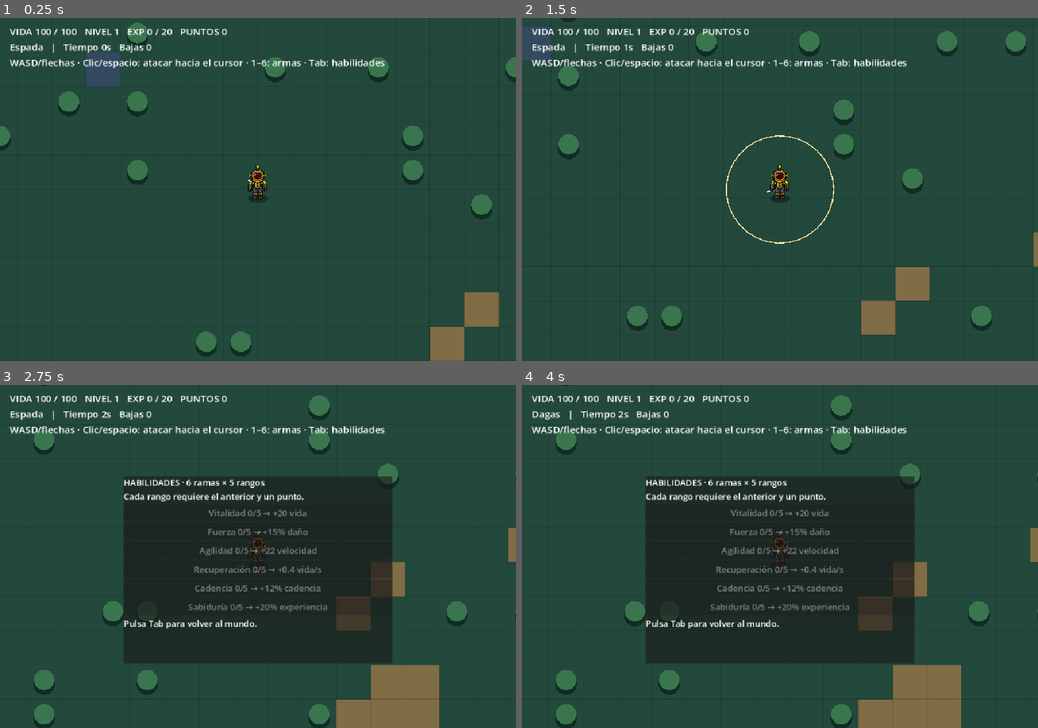
Above: before the commit, frames 1-4 (two rows, left to right).
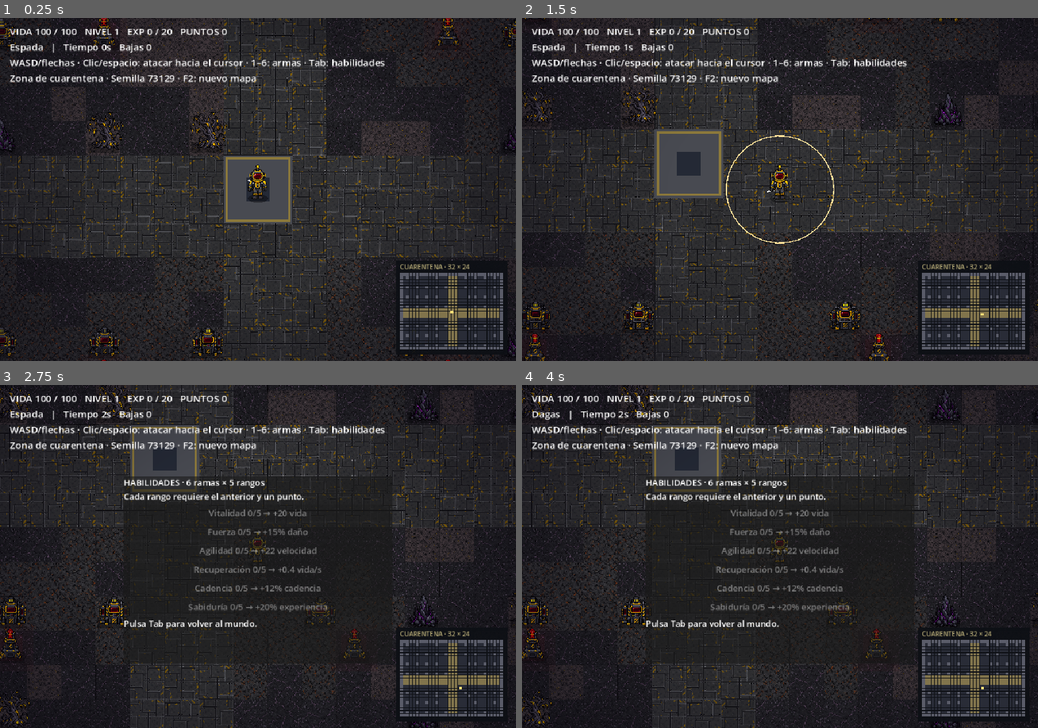
Above: after the commit, the same moments.

Repository: LikoKriko/Godotgame1
Game: Godot game, scene res://scenes/main.tscn
Same seed, same stepped clock (60 frames per second), same inputs: the game is played once before the commit and once after it.
Inputs (mouse positions are in pixels of both pictures, inside the frame that each line leads up to):
- Up to frame 1 (0.25 s): no input
- Up to frame 2 (1.5 s): tap Enter at 0.5 s; move the mouse to (893, 172) at 0.52 s; hold D 0.53-1.28 s; tap R at 0.6, 1.35 s; click (893, 172) at 0.67 s; tap Space at 0.77 s; move the mouse to (676, 206) at 1.27 s; hold S from 1.28 s (still down); click (676, 206) at 1.42 s
- Up to frame 3 (2.75 s): tap Space at 1.52 s; move the mouse to (309, 481) at 2.02 s; release S at 2.03 s; hold D from 2.03 s (still down); tap Tab at 2.1 s; click (309, 481) at 2.17 s; tap R at 2.3 s
- Up to frame 4 (4 s): tap Space at 2.75, 3.02, 3.77 s; move the mouse to (754, 625) at 2.77 s; release D at 2.78 s; hold W 2.78-3.53 s; tap 1 at 2.85 s; click (754, 625) at 2.92 s; tap R at 3.05, 3.8 s; tap Enter at 3.5 s; move the mouse to (934, 607) at 3.52 s; hold A from 3.53 s (still down); tap 6 at 3.6 s; click (934, 607) at 3.67 s

The runs differ from the first frame. In frame 1, 87% of the frame differs, in the area x 0-100%, y 0-100%; in frame 2, 86%; in frame 3, 67%; in frame 4, 67%.

Commit message:
Build compact procedural quarantine map with sinister pixel art

Diff:
--- a/scripts/main.gd
+++ b/scripts/main.gd
@@ -11,7 +11,13 @@
 	{"name": "Dagas", "damage": 12.0, "range": 75.0, "cooldown": 0.22, "ranged": false}
 ]
 const BRANCHES := ["Vitalidad", "Fuerza", "Agilidad", "Recuperación", "Cadencia", "Sabiduría"]
-var terrain := FastNoiseLite.new()
+var world = preload("res://scripts/test_world.gd").new()
+var terrain = world.terrain
+var world_view: Node2D
+var minimap: Control
+var spawn_rng := RandomNumberGenerator.new()
+var enemy_flow: Dictionary = {}
+var flow_cell := Vector2i(99999, 99999)
 var player := Vector2.ZERO
 var health := 100.0
 var experience := 0
@@ -36,8 +42,11 @@
 var skill_buttons: Array[Button] = []
 
 func _ready() -> void:
-	terrain.seed = WORLD_SEED
-	terrain.frequency = 0.018
+	world.generate(WORLD_SEED)
+	spawn_rng.randomize()
+	world_view = preload("res://scripts/world_view.gd").new()
+	world_view.configure(world)
+	add_child(world_view)
 	character = AnimatedSprite2D.new()
 	character.sprite_frames = preload("res://scripts/survivor_frames.gd").build()
 	character.texture_filter = CanvasItem.TEXTURE_FILTER_NEAREST
@@ -45,13 +54,29 @@
 	character.position = player + Vector2(0, -14)
 	add_child(character)
 	camera = Camera2D.new()
+	camera.limit_left = int(world.bounds.position.x)
+	camera.limit_top = int(world.bounds.position.y)
+	camera.limit_right = int(world.bounds.end.x)
+	camera.limit_bottom = int(world.bounds.end.y)
 	add_child(camera)
 	var canvas := CanvasLayer.new()
 	add_child(canvas)
+	var atmosphere := ColorRect.new()
+	atmosphere.set_anchors_and_offsets_preset(Control.PRESET_FULL_RECT)
+	atmosphere.mouse_filter = Control.MOUSE_FILTER_IGNORE
+	var atmosphere_material := ShaderMaterial.new()
+	atmosphere_material.shader = preload("res://shaders/atmosphere.gdshader")
+	atmosphere.material = atmosphere_material
+	canvas.add_child(atmosphere)
 	hud = Label.new()
 	hud.position = Vector2(18, 12)
 	hud.add_theme_font_size_override("font_size", 18)
 	canvas.add_child(hud)
+	minimap = preload("res://scripts/world_minimap.gd").new()
+	minimap.world = world
+	minimap.position = Vector2(744, 476)
+	minimap.mouse_filter = Control.MOUSE_FILTER_IGNORE
+	canvas.add_child(minimap)
 	skill_panel = PanelContainer.new()
 	skill_panel.position = Vector2(230, 170)
 	skill_panel.size = Vector2(500, 350)
@@ -82,6 +107,7 @@
 	ranks = [0, 0, 0, 0, 0, 0]
 	weapon_index = 0
 	enemies.clear()
+	flow_cell = Vector2i(99999, 99999)
 	projectiles.clear()
 	survival_time = 0.0
 	spawn_timer = 1.0
@@ -115,30 +141,20 @@
 		skill_points += 1
 
 func biome_at(cell: Vector2i) -> int:
-	var value := terrain.get_noise_2d(cell.x, cell.y)
-	if value < -0.25:
-		return 0
-	if value > 0.25:
-		return 2
-	return 1
-
-func tree_at(cell: Vector2i) -> bool:
-	if Vector2(cell).length() < 3.0:
-		return false
-	var value := absi(cell.x * 73856093 ^ cell.y * 19349663 ^ WORLD_SEED)
-	return value % 13 == 0 and biome_at(cell) != 0
+	return world.biome_at(cell)
 
 func walkable(point: Vector2) -> bool:
-	var cell := Vector2i(floori(point.x / TILE), floori(point.y / TILE))
-	if not tree_at(cell):
-		return true
-	return point.distance_to(Vector2(cell) * TILE + Vector2(32, 32)) > 30.0
+	return world.walkable(point)
 
 func _unhandled_key_input(event: InputEvent) -> void:
 	if not event.is_pressed() or event.is_echo():
 		return
 	if event.keycode == KEY_TAB and not dead:
 		skills_open = not skills_open
+	if event.keycode == KEY_F2:
+		world.generate(world.seed_value + 1)
+		world_view.queue_redraw()
+		restart()
 	if event.keycode == KEY_R and dead:
 		restart()
 	if event.keycode >= KEY_1 and event.keycode <= KEY_6:
@@ -165,10 +181,7 @@
 	var previous := player
 	var velocity: Vector2 = movement.step(direction, delta, 220.0 + ranks[2] * 22.0)
 	var motion := velocity * delta
-	if walkable(player + Vector2(motion.x, 0)):
-		player.x += motion.x
-	if walkable(player + Vector2(0, motion.y)):
-		player.y += motion.y
+	player = world.move_actor(player, motion)
 	camera.position = player
 	character.position = player + Vector2(0, -14)
 	var moving := player.distance_squared_to(previous) > 0.00001
@@ -177,18 +190,36 @@
 	character.play(animation)
 
 func update_world(delta: float) -> void:
+	var current_cell: Vector2i = world.cell_at(player)
+	if current_cell != flow_cell:
+		enemy_flow = world.flow_to(player)
+		flow_cell = current_cell
 	spawn_timer -= delta
 	if spawn_timer <= 0.0 and enemies.size() < 80:
 		spawn_enemy()
 		spawn_timer = maxf(0.35, 2.0 - survival_time / 120.0)
 	for enemy in enemies:
 		var speed: float = 65.0 if enemy["kind"] == 0 else 110.0
-		enemy["position"] = enemy["position"].move_toward(player, speed * delta)
+		var enemy_cell: Vector2i = world.cell_at(enemy["position"])
+		var target := player
+		if enemy_cell != current_cell:
+			var step: Vector2i = enemy_flow.get(enemy_cell, Vector2i.ZERO)
+			target = world.center(enemy_cell + step)
+			# Center the perpendicular axis before entering the next corridor.
+			var cell_center: Vector2 = world.center(enemy_cell)
+			if step.x != 0 and absf(enemy["position"].y - cell_center.y) > 3:
+				target = cell_center
+			elif step.y != 0 and absf(enemy["position"].x - cell_center.x) > 3:
+				target = cell_center
+		var displacement: Vector2 = enemy["position"].direction_to(target) * minf(speed * delta, enemy["position"].distance_to(target))
+		enemy["position"] = world.move_actor(enemy["position"], displacement, 14.0)
 		if enemy["position"].distance_to(player) < 26.0:
 			health -= (12.0 if enemy["kind"] == 0 else 8.0) * delta
 	for shot in projectiles:
 		shot["position"] += shot["velocity"] * delta
 		shot["life"] -= delta
+		if not world.walkable(shot["position"], 4.0):
+			shot["life"] = 0.0
 		for enemy in enemies:
 			if shot["life"] > 0.0 and shot["position"].distance_to(enemy["position"]) < 22.0:
 				enemy["health"] -= shot["damage"]
@@ -202,8 +233,7 @@
 	queue_redraw()
 
 func spawn_enemy() -> void:
-	var angle := randf() * TAU
-	var position := player + Vector2.from_angle(angle) * 580.0
+	var position: Vector2 = world.spawn_position(player, spawn_rng)
 	var kind := randi_range(0, 1)
 	enemies.append({"position": position, "health": 45.0 if kind == 0 else 28.0, "kind": kind})
 
@@ -234,6 +264,9 @@
 
 func update_hud() -> void:
 	hud.text = "VIDA %d / %d   NIVEL %d   EXP %d / %d   PUNTOS %d\n%s   |   Tiempo %ds   Bajas %d\nWASD/flechas · Clic/esp …(184 unchanged characters)…
+	hud.text += "\nZona de cuarentena · Semilla %d · F2: nuevo mapa" % world.seed_value
+	minimap.player = player
+	minimap.queue_redraw()
 	if dead:
 		hud.text += "\nHAS CAÍDO · Pulsa R para empezar otra partida"
 	skill_panel.visible = skills_open
@@ -243,17 +276,6 @@
 		skill_buttons[i].disabled = skill_points <= 0 or ranks[i] >= 5
 
 func _draw() -> void:
-	var center := Vector2i(floori(player.x / TILE), floori(player.y / TILE))
-	var colors := [Color("806c45"), Color("23483c"), Color("33495f")]
-	for y in range(center.y - 7, center.y + 8):
-		for x in range(center.x - 9, center.x + 10):
-			var cell := Vector2i(x, y)
-			var origin := Vector2(cell) * TILE
-			draw_rect(Rect2(origin, Vector2(TILE, TILE)), colors[biome_at(cell)])
-			draw_rect(Rect2(origin, Vector2(TILE, TILE)), Color(0, 0, 0, 0.08), false)
-			if tree_at(cell):
-				draw_circle(origin + Vector2(32, 36), 20, Color("102c24"))
-				draw_circle(origin + Vector2(32, 28), 19, Color("39764e"))
 	for enemy in enemies:
 		draw_circle(enemy["position"], 16 if enemy["kind"] == 0 else 12, Color("d95763") if enemy["kind"] == 0 else Color("eaa759"))
 	for shot in projectiles:
--- /dev/null
+++ b/scripts/test_world.gd
@@ -0,0 +1,121 @@
+extends RefCounted
+## Compact quarantine yard. Obstacles occupy separated slots, preserving corridors.
+const TILE := 64
+const SIZE := Vector2i(32, 24)
+const FIRST := Vector2i(-16, -12)
+const PLAYER_RADIUS := 15.0
+const DIRECTIONS := [Vector2i.RIGHT, Vector2i.DOWN, Vector2i.LEFT, Vector2i.UP]
+var seed_value := 73129
+var terrain := FastNoiseLite.new()
+var cells: Dictionary = {}
+var props: Dictionary = {}
+var reachable: Array[Vector2i] = []
+var bounds := Rect2(Vector2(FIRST * TILE), Vector2(SIZE * TILE))
+
+func generate(new_seed: int) -> void:
+	seed_value = new_seed
+	terrain.seed = new_seed
+	terrain.frequency = 0.11
+	var rng := RandomNumberGenerator.new()
+	rng.seed = new_seed
+	cells.clear()
+	props.clear()
+	reachable.clear()
+	for y in range(FIRST.y, FIRST.y + SIZE.y):
+		for x in range(FIRST.x, FIRST.x + SIZE.x):
+			var cell := Vector2i(x, y)
+			var border := x == FIRST.x or x == FIRST.x + SIZE.x - 1 or y == FIRST.y or y == FIRST.y + SIZE.y - 1
+			var road := absi(x) <= 1 or absi(y) <= 1
+			var zone := biome_at(cell)
+			var blocked := border
+			if not road and not border and posmod(x, 3) == 1 and posmod(y, 3) == 1 and rng.randf() < 0.8:
+				blocked = true
+				props[cell] = zone
+			cells[cell] = {"zone": zone, "blocked": blocked, "road": road, "variant": rng.randi_range(0, 7)}
+	# Warning beacons are collision props away from the safe central pad.
+	for cell in [Vector2i(-5, -5), Vector2i(5, -5), Vector2i(-5, 5), Vector2i(5, 5)]:
+		props[cell] = 3
+		cells[cell]["blocked"] = true
+	var visited := {Vector2i.ZERO: true}
+	var queue: Array[Vector2i] = [Vector2i.ZERO]
+	var index := 0
+	while index < queue.size():
+		var current := queue[index]
+		index += 1
+		for step in DIRECTIONS:
+			var neighbor: Vector2i = current + step
+			if cells.has(neighbor) and not cells[neighbor]["blocked"] and not visited.has(neighbor):
+				visited[neighbor] = true
+				queue.append(neighbor)
+	reachable.assign(queue)
+	# Inaccessible pockets become rubble, so enemies always use connected terrain.
+	for cell in cells:
+		if not cells[cell]["blocked"] and not visited.has(cell):
+			cells[cell]["blocked"] = true
+			props[cell] = 1
+
+func biome_at(cell: Vector2i) -> int:
+	var value := terrain.get_noise_2d(cell.x, cell.y)
+	return 0 if value < -0.15 else (2 if value > 0.15 else 1)
+
+func cell_at(point: Vector2) -> Vector2i:
+	return Vector2i(floori(point.x / TILE), floori(point.y / TILE))
+
+func center(cell: Vector2i) -> Vector2:
+	return Vector2(cell * TILE) + Vector2(32, 32)
+
+func walkable(point: Vector2, radius: float = PLAYER_RADIUS) -> bool:
+	if not bounds.grow(-radius).has_point(point):
+		return false
+	var first := cell_at(point - Vector2.ONE * radius)
+	var last := cell_at(point + Vector2.ONE * radius)
+	for y in range(first.y, last.y + 1):
+		for x in range(first.x, last.x + 1):
+			var cell := Vector2i(x, y)
+			if not cells.has(cell) or cells[cell]["blocked"]:
+				var rect := Rect2(Vector2(cell * TILE), Vector2(TILE, TILE))
+				var nearest := point.clamp(rect.position, rect.end)
+				if nearest.distance_squared_to(point) < radius * radius:
+					return false
+	return true
+
+func move_actor(point: Vector2, displacement: Vector2, radius: float = PLAYER_RADIUS) -> Vector2:
+	# Substeps prevent crossing a wall on a slow frame or with upgraded speed.
+	var steps := maxi(1, ceili(displacement.length() / 8.0))
+	var step := displacement / steps
+	for i in steps:
+		if walkable(point + Vector2(step.x, 0), radius):
+			point.x += step.x
+		if walkable(point + Vector2(0, step.y), radius):
+			point.y += step.y
+	return point
+
+func spawn_position(player: Vector2, rng: RandomNumberGenerator) -> Vector2:
+	var candidates: Array[Vector2i] = []
+	for cell in reachable:
+		var distance := center(cell).distance_to(player)
+		if distance >= 440.0 and distance <= 850.0:
+			candidates.append(cell)
+	if candidates.is_empty():
+		for cell in reachable:
+			if center(cell).distance_to(player) >= 280.0:
+				candidates.append(cell)
+	if candidates.is_empty():
+		return player
+	return center(candidates[rng.randi_range(0, candidates.size() - 1)])
+
+func flow_to(point: Vector2) -> Dictionary:
+	# One shared breadth-first field for all enemies, avoiding scenery and walls.
+	var origin := cell_at(point)
+	var flow := {origin: Vector2i.ZERO}
+	var queue: Array[Vector2i] = [origin]
+	var index := 0
+	while index < queue.size():
+		var current := queue[index]
+		index += 1
+		for step in DIRECTIONS:
+			var neighbor: Vector2i = current + step
+			if cells.has(neighbor) and not cells[neighbor]["blocked"] and not flow.has(neighbor):
+				flow[neighbor] = -step
+				queue.append(neighbor)
+	return flow
--- /dev/null
+++ b/scripts/world_minimap.gd
@@ -0,0 +1,17 @@
+extends Control
+var world
+var player := Vector2.ZERO
+
+func _draw() -> void:
+	if world == null:
+		return
+	draw_rect(Rect2(-8, -24, 208, 176), Color(0.05, 0.06, 0.08, 0.92))
+	draw_string(ThemeDB.fallback_font, Vector2(0, -7), "CUARENTENA · 32 × 24", HORIZONTAL_ALIGNMENT_LEFT, -1, 12, Color("b9ad78"))
+	for cell in world.cells:
+		var data: Dictionary = world.cells[cell]
+		var color := Color("5a5c69") if data["blocked"] else Color("292c37")
+		if data["road"] and not data["blocked"]:
+			color = Color("81744c")
+		draw_rect(Rect2(Vector2(cell - world.FIRST) * 6, Vector2(5, 5)), color)
+	var point: Vector2 = (player - world.bounds.position) / world.TILE * 6
+	draw_rect(Rect2(point - Vector2(2, 2), Vector2(5, 5)), Color("ffe078"))
--- /dev/null
+++ b/scripts/world_view.gd
@@ -0,0 +1,66 @@
+extends Node2D
+const PROP_SHEET = preload("res://assets/environment/quarantine_props.png")
+const FLOOR_SHEET = preload("res://assets/environment/quarantine_floors.png")
+var world
+var prop_textures: Array[AtlasTexture] = []
+var floor_textures: Array[AtlasTexture] = []
+
+func configure(map) -> void:
+	world = map
+	texture_filter = CanvasItem.TEXTURE_FILTER_NEAREST
+	z_index = -10
+	var image := PROP_SHEET.get_image()
+	var half := Vector2i(image.get_width() / 2, image.get_height() / 2)
+	for i in 4:
+		var cell := Rect2i(Vector2i(i % 2, i / 2) * half, half)
+		var used := image.get_region(cell).get_used_rect()
+		var atlas := AtlasTexture.new()
+		atlas.atlas = PROP_SHEET
+		atlas.region = Rect2(cell.position + used.position, used.size)
+		prop_textures.append(atlas)
+	var floor_half := Vector2i(FLOOR_SHEET.get_width() / 2, FLOOR_SHEET.get_height() / 2)
+	for i in 4:
+		var texture := AtlasTexture.new()
+		texture.atlas = FLOOR_SHEET
+		texture.region = Rect2(Vector2i(i % 2, i / 2) * floor_half, floor_half)
+		floor_textures.append(texture)
+	queue_redraw()
+
+func _draw() -> void:
+	if world == null:
+		return
+	draw_rect(world.bounds.grow(2000), Color("101219"))
+	for cell in world.cells:
+		var data: Dictionary = world.cells[cell]
+		var origin := Vector2(cell * world.TILE)
+		var rect := Rect2(origin, Vector2(64, 64))
+		var is_border: bool = cell.x == world.FIRST.x or cell.x == world.FIRST.x + world.SIZE.x - 1 or cell.y == world.FIRST.y or cell.y == world.FIRST.y + world.SIZE.y - 1
+		if is_border:
+			draw_rect(rect, Color("191d26"))
+			draw_rect(Rect2(origin + Vector2(4, 4), Vector2(56, 44)), Color("424652"))
+			draw_rect(Rect2(origin + Vector2(4, 48), Vector2(56, 10)), Color("242832"))
+			draw_rect(Rect2(origin + Vector2(8, 8), Vector2(48, 3)), Color("61616a"))
+			for i in 4:
+				draw_rect(Rect2(origin + Vector2(8 + i * 12, 52), Vector2(6, 4)), Color("b89a45"))
+			continue
+		var tile: int = 3 if data["road"] else data["zone"]
+		var variant: int = data["variant"]
+		var shade := 0.82 + variant * 0.015
+		draw_set_transform(origin + Vector2(32, 32), (variant % 4) * PI / 2)
+		draw_texture_rect(floor_textures[tile], Rect2(-32, -32, 64, 64), false, Color(shade, shade, shade))
+		draw_set_transform(Vector2.ZERO)
+	# Central landing platform; clear space, readable yellow industrial accents.
+	draw_rect(Rect2(-64, -64, 128, 128), Color("484a51"))
+	draw_rect(Rect2(-58, -58, 116, 116), Color("8c793b"), false, 4)
+	draw_rect(Rect2(-22, -22, 44, 44), Color("242935"))
+	for cell in world.props:
+		var kind: int = world.props[cell]
+		var center: Vector2 = world.center(cell)
+		if kind == 3:
+			draw_rect(Rect2(center - Vector2(44, 44), Vector2(88, 88)), Color(0.75, 0.04, 0.08, 0.035))
+			draw_rect(Rect2(center - Vector2(24, 24), Vector2(48, 48)), Color(0.8, 0.06, 0.09, 0.06))
+		draw_rect(Rect2(center + Vector2(-28, 8), Vector2(56, 20)), Color(0, 0, 0, 0.32))
+		var texture := prop_textures[kind]
+		var width := 64.0 if kind != 2 else 76.0
+		var height := minf(88.0, width * texture.get_height() / texture.get_width())
+		draw_texture_rect(texture, Rect2(center + Vector2(-width / 2, 26 - height), Vector2(width, height)), false)
--- /dev/null
+++ b/shaders/atmosphere.gdshader
@@ -0,0 +1,8 @@
+shader_type canvas_item;
+render_mode unshaded;
+
+void fragment() {
+	float distance_to_center = length((UV - vec2(0.5)) * vec2(1.0, 0.8));
+	float vignette = smoothstep(0.18, 0.62, distance_to_center);
+	COLOR = vec4(0.028, 0.018, 0.055, vignette * 0.40);
+}
--- /dev/null
+++ b/tests/world.gd
@@ -0,0 +1,68 @@
+extends SceneTree
+const World = preload("res://scripts/test_world.gd")
+var checks := 0
+
+func require(condition: bool, message: String) -> void:
+	checks += 1
+	if not condition:
+		push_error(message)
+		quit(1)
+		assert(condition, message)
+
+func _initialize() -> void:
+	call_deferred("run_checks")
+
+func run_checks() -> void:
+	var map = World.new()
+	var rng := RandomNumberGenerator.new()
+	rng.seed = 91
+	for seed_value in range(73129, 73149):
+		map.generate(seed_value)
+		require(map.cells.size() == 32 * 24, "Finite 32x24 map")
+		require(map.walkable(Vector2.ZERO), "Safe spawn")
+		var snapshot: Dictionary = map.cells.duplicate(true)
+		map.generate(seed_value)
+		require(snapshot == map.cells, "Repeatable seed")
+		var reachable_set := {}
+		for cell in map.reachable:
+			reachable_set[cell] = true
+		for cell in map.cells:
+			if not map.cells[cell]["blocked"]:
+				require(reachable_set.has(cell), "All open cells connected")
+		var flow: Dictionary = map.flow_to(Vector2.ZERO)
+		for i in 15:
+			var spawn: Vector2 = map.spawn_position(Vector2.ZERO, rng)
+			require(map.walkable(spawn), "Spawn respects obstacle radius")
+			require(spawn.distance_to(Vector2.ZERO) >= 440, "No spawning on player")
+			var cell: Vector2i = map.cell_at(spawn)
+			var steps := 0
+			while cell != Vector2i.ZERO and steps < 768:
+				require(flow.has(cell) and flow[cell] != Vector2i.ZERO, "Enemy has a valid route")
+				cell += flow[cell]
+				steps += 1
+			require(cell == Vector2i.ZERO, "Enemy route reaches player")
+		for direction in [Vector2.RIGHT, Vector2.LEFT, Vector2.UP, Vector2.DOWN]:
+			var destination: Vector2 = map.move_actor(Vector2.ZERO, direction * 3000)
+			require(map.walkable(destination), "Large movement cannot tunnel through boundary")
+			require(map.bounds.has_point(destination), "Player remains inside map")
+	map.generate(73129)
+	var original: Dictionary = map.cells.duplicate(true)
+	map.generate(73130)
+	require(original != map.cells, "New seed changes distribution")
+	var game = load("res://scenes/main.tscn").instantiate()
+	root.add_child(game)
+	game.set_process(false)
+	for i in 40:
+		game.spawn_enemy()
+	for i in 240:
+		game.update_world(1.0 / 60.0)
+	for enemy in game.enemies:
+		require(game.world.walkable(enemy["position"], 14), "Enemies remain on valid terrain")
+	var input := InputEventKey.new()
+	input.keycode = KEY_F2
+	input.pressed = true
+	game._unhandled_key_input(input)
+	require(game.world.seed_value == 73130 and game.player == Vector2.ZERO, "F2 generates and resets run")
+	require(game.minimap.world == game.world, "Minimap uses active map")
+	print("PASS: %d world checks across 20 seeds, connectivity, boundaries, enemy routes, regeneration" % checks)
+	quit(0)
Binary file added: assets/environment/quarantine_floors.png
Not shown, added: assets/environment/quarantine_floors.png.import
Binary file added: assets/environment/quarantine_props.png
Not shown, added: assets/environment/quarantine_props.png.import
Not shown, added: scripts/test_world.gd.uid
Not shown, added: scripts/world_minimap.gd.uid
Not shown, added: scripts/world_view.gd.uid
Not shown, added: shaders/atmosphere.gdshader.uid
Not shown, added: tests/movement.gd.uid
Not shown, added: tests/world.gd.uid
Not shown, changed: README.md
